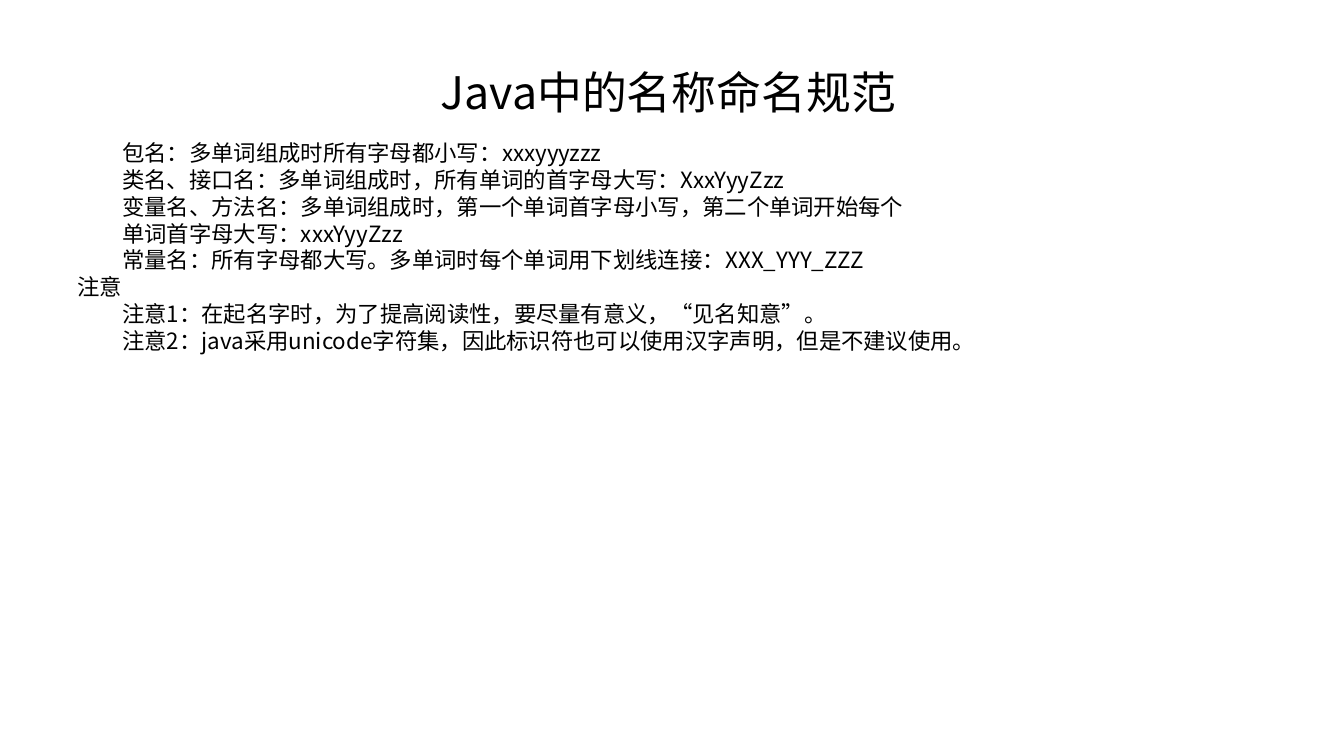
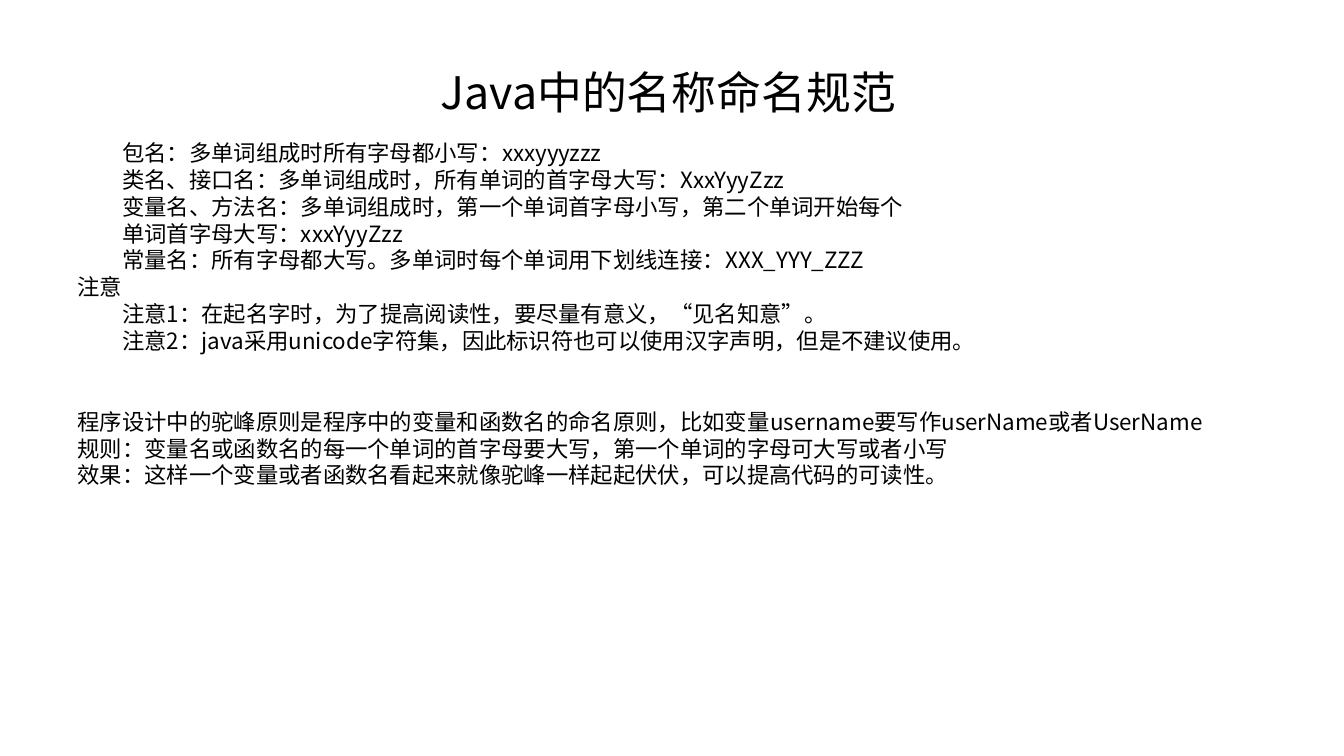
Before and after one commit to linkknown/PPT, a slide deck: slide 16 of 基础PPT/第1章：Java编程基础.pptx. Drawn at 1344x756 pixels with LibreOffice and Linux fonts; fonts in the diff are those of the drawing; background and template pictures are left out. Boxes give left, top, right and bottom in pixels: in the first picture for what was removed or moved away, otherwise in the second. Text is boxed around its words. In the diff, an @@ line names an element or a change of style, - is before the commit and + after.

```diff
--- a/基础PPT/第1章：Java编程基础.pptx
+++ b/基础PPT/第1章：Java编程基础.pptx
@@ text at box(78, 411, 1203, 486): paragraphs added @@
+程序设计中的驼峰原则是程序中的变量和函数名的命名原则，比如变量username要写作userName或者UserName
+规则：变量名或函数名的每一个单词的首字母要大写，第一个单词的字母可大写或者小写
+效果：这样一个变量或者函数名看起来就像驼峰一样起起伏伏，可以提高代码的可读性。
```
Also in this commit, not shown: 7 other slides changed.
